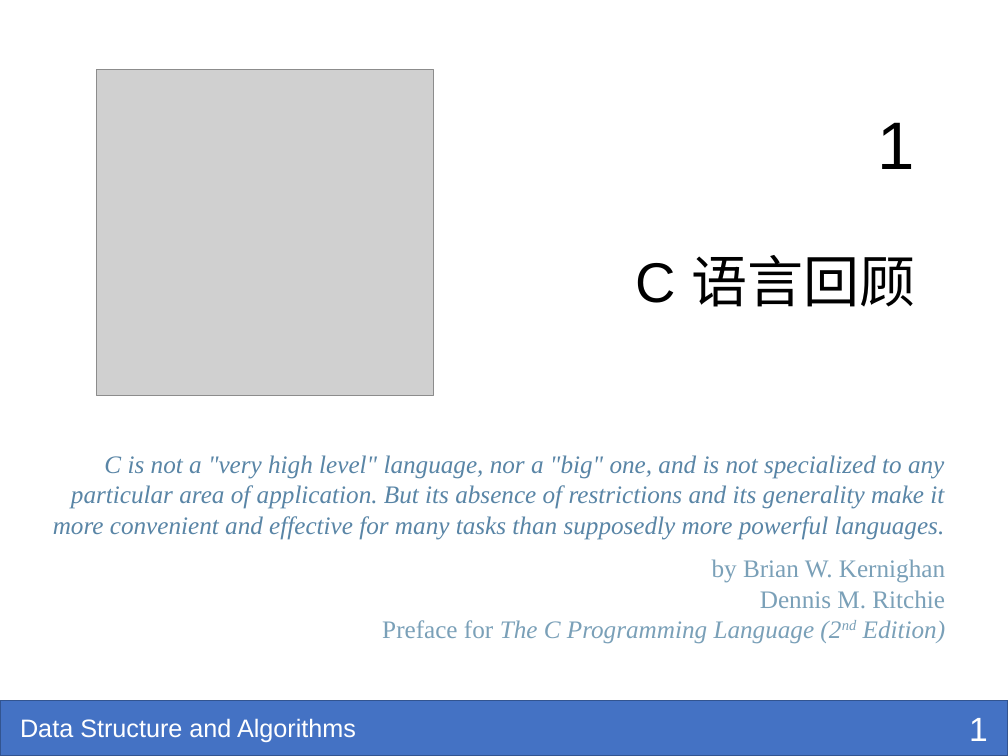
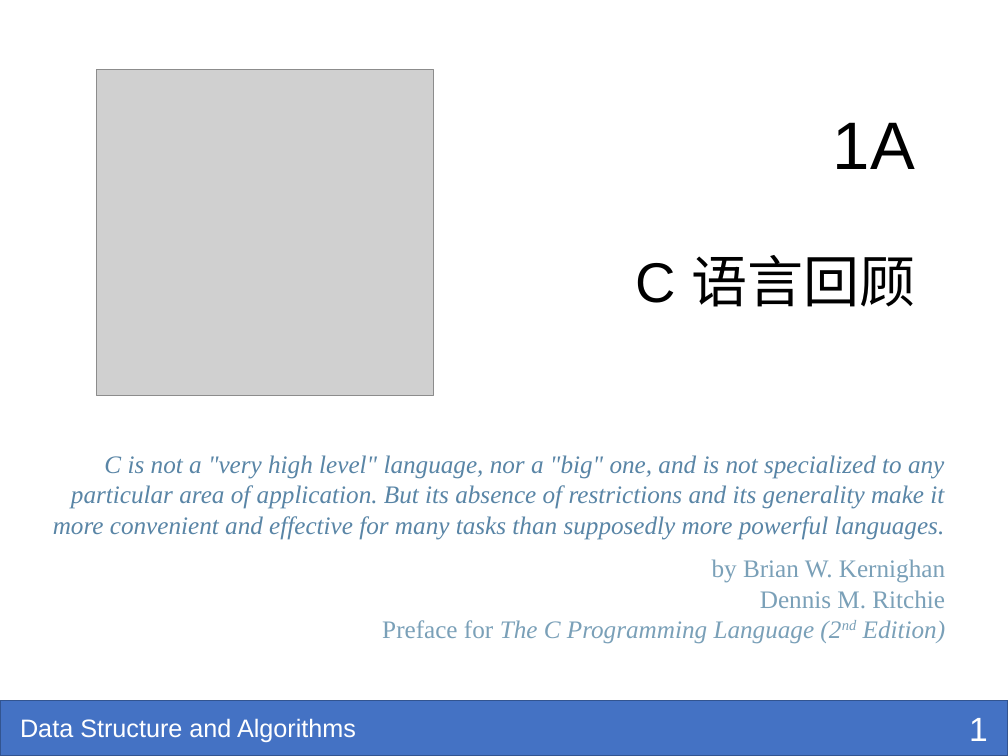
Before and after one commit to shzaiz/dx-public, a slide deck: slide 1 of notes/notes/ds-algo/ch1-c-review.pptx. Drawn at 1008x756 pixels with LibreOffice and Linux fonts; fonts in the diff are those of the drawing; grey boxes stand for pictures; background and template pictures are left out. Boxes give left, top, right and bottom in pixels: in the first picture for what was removed or moved away, otherwise in the second. Text is boxed around its words. In the diff, an @@ line names an element or a change of style, - is before the commit and + after.

```diff
--- a/notes/notes/ds-algo/ch1-c-review.pptx
+++ b/notes/notes/ds-algo/ch1-c-review.pptx
@@ text at <box>833,122,915,169</box>: text changed @@
-1
+1A
```
Also in this commit, not shown: 1 other slide changed, 1 slide added, 13 other files.
